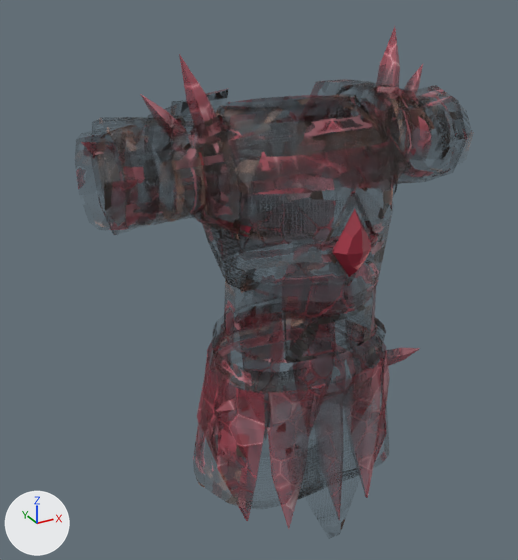
An edit to the glTF model assets/modeles/armures/porte/cuirasse_rubis.glb, drawn before and after from the same camera.
Both versions are drawn from a 50 mm lens placed at (-0.801, -1.255, 1.816), pointed at (-0.065, 0.083, 1.147). Arrows for +X, +Y and +Z are at lower left; the lights stay in place. The picture after the commit comes second. Vertices at exactly the same position are counted once.

In view in the first picture: 'cuirasse_rubis'.
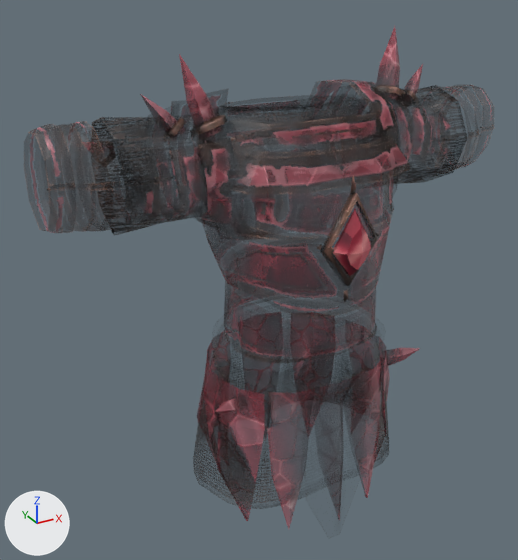
What changed in the scene script:
```text
Change mat_rubis:
    where n5 = _N.new('ShaderNodeTexImage'); n5.name = 'Image Texture'
    n5.image: img_gemme_rubis -> img_cuirasse_rubis
Change mat_cristal_rubis:
    where n5 = _N.new('ShaderNodeTexImage'); n5.name = 'Image Texture'
    n5.image: img_cuirasse_rubis_cristal -> img_cuirasse_rubis
Change me_cuirasse_rubis:
    used by ob_cuirasse_rubis; location = (0.0, 0.0, 0.0)
    remove me_cuirasse_rubis.from_pydata(...)  # 2492 vertices, 3626 faces; spans x -0.447..0.446, y -0.208..0.277, z 0.548..1.696
    add me_cuirasse_rubis.from_pydata(...)  # 2876 vertices, 4178 faces; spans x -0.541..0.541, y -0.208..0.277, z 0.548..1.696
    me_cuirasse_rubis part 1: a new loose piece of 54 vertices spanning x 0.489..0.541, y -0.01..0.18, z 1.335..1.551, in mat_plaque_rubis
    me_cuirasse_rubis part 2: a new loose piece of 54 vertices spanning x -0.471..-0.425, y -0.032..0.179, z 1.343..1.547, in mat_plaque_rubis
    me_cuirasse_rubis part 3: a new loose piece of 54 vertices spanning x -0.541..-0.489, y -0.01..0.18, z 1.335..1.551, in mat_plaque_rubis
    me_cuirasse_rubis part 4: 3559 kept faces spanning x -0.447..0.446, y -0.208..0.277, z 0.548..1.696 get new texture (UV) coordinates
    other edits to the shape of me_cuirasse_rubis do not show in these pictures
```

Changed parts and their boxes (x1, y1, x2, y2) in the pictures (518 x 560 px):
'cuirasse_rubis', surface changed, reshaped (17% wider)
    before: (76, 27, 472, 536)
    after: (30, 27, 493, 529)
part 1 of me_cuirasse_rubis, added
    after: (436, 85, 492, 167)
part 2 of me_cuirasse_rubis, added
    after: (68, 122, 87, 146)
part 3 of me_cuirasse_rubis, added
    after: (30, 127, 64, 233)
part 4 of me_cuirasse_rubis, surface changed
    before: (76, 40, 472, 536)
    after: (82, 40, 467, 521)
